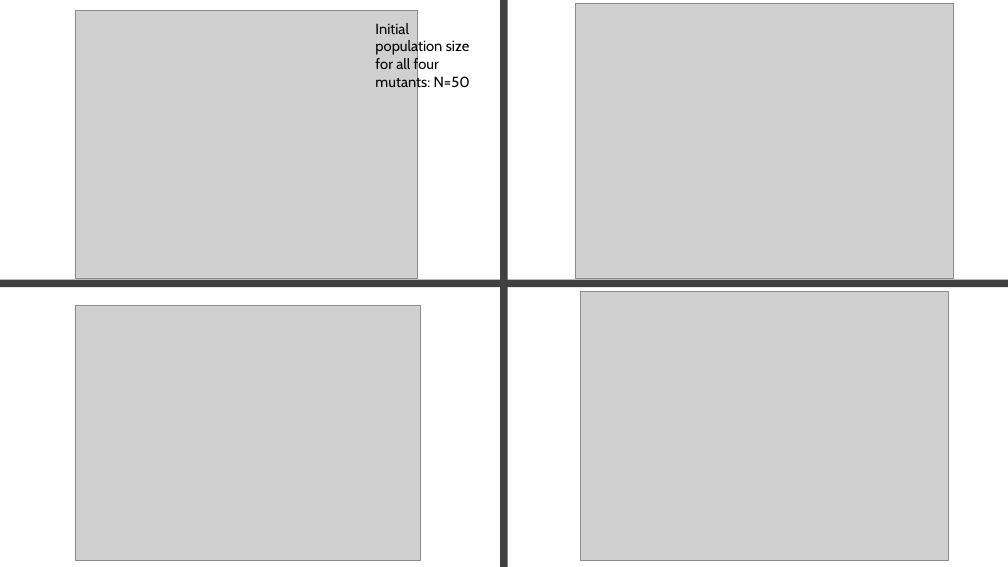
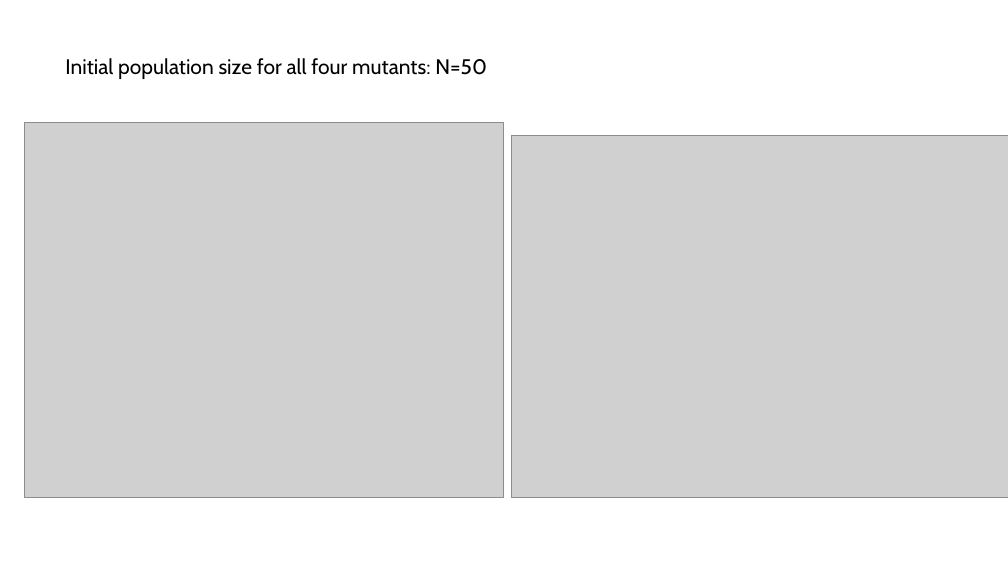
Before and after one commit to Julia-Eggenschwiler/THEEproject_Jaelle_Julia, a slide deck: slide 13 of THEE_project.pptx. Drawn at 1008x567 pixels with LibreOffice and Linux fonts; fonts in the diff are those of the drawing; grey boxes stand for pictures. Boxes give left, top, right and bottom in pixels: in the first picture for what was removed or moved away, otherwise in the second. Text is boxed around its words. In the diff, an @@ line names an element or a change of style, - is before the commit and + after.

```diff
--- a/THEE_project.pptx
+++ b/THEE_project.pptx
@@ text "Initial population size for all ...": place and size @@
-text "Initial population size for all ..." at box(375, 23, 470, 91)
+text "Initial population size for all ..." at box(65, 58, 487, 79)
@@ text "Initial population size for all ..." at box(65, 58, 487, 79): size 14 to 20 pt; line spacing 1 to 0.9; more space between paragraphs; vertical alignment top to middle @@
@@ rectangle removed at box(501, 0, 508, 567) @@
@@ picture: place and size @@
-picture at box(75, 11, 418, 279)
+picture at box(25, 123, 504, 498)
@@ picture: place and size @@
-picture at box(576, 3, 954, 279)
+picture at box(512, 135, 1008, 498)
@@ rectangle removed at box(0, 280, 507, 287) @@
@@ rectangle removed at box(501, 280, 1008, 287) @@
@@ picture removed at box(581, 292, 949, 561) @@
@@ picture removed at box(75, 306, 420, 560) @@
```
Also in this commit, not shown: 1 other slide changed, 1 slide added, 4 other files.
